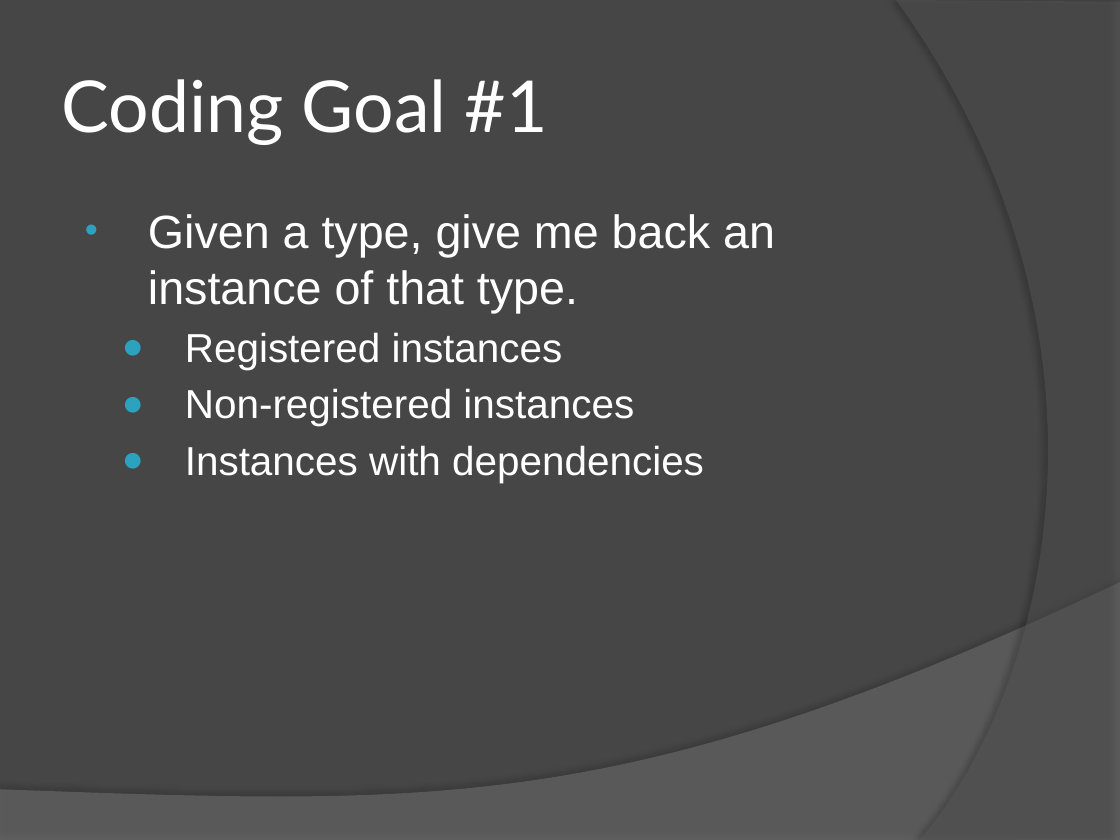
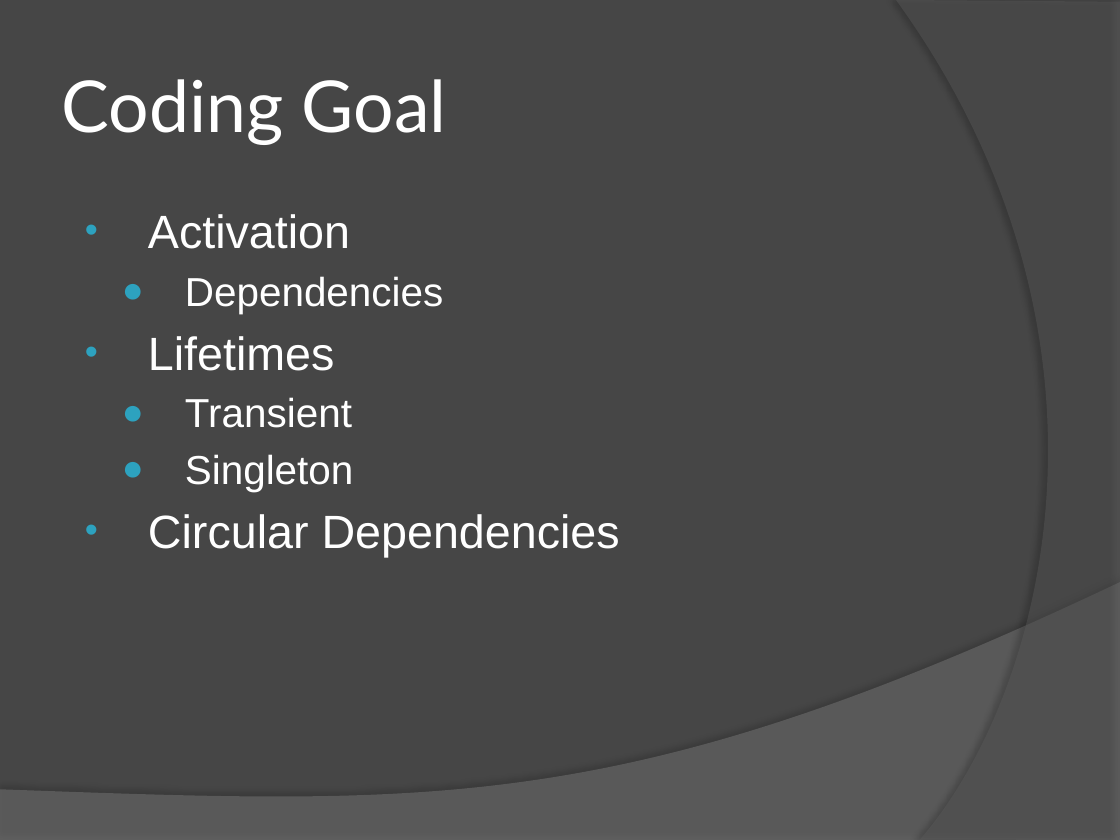
Before and after one commit to craiggwilson/presentations, a slide deck: slide 6 of BuildYourOwnIoC/Build Your Own Ioc Container.pptx (slide 5 before the commit). Drawn at 1120x840 pixels with LibreOffice and Linux fonts; fonts in the diff are those of the drawing. Boxes give left, top, right and bottom in pixels: in the first picture for what was removed or moved away, otherwise in the second. Text is boxed around its words. In the diff, an @@ line names an element or a change of style, - is before the commit and + after.

```diff
--- a/BuildYourOwnIoC/Build Your Own Ioc Container.pptx
+++ b/BuildYourOwnIoC/Build Your Own Ioc Container.pptx
@@ title at <box>62,79,447,145</box>: text changed @@
-Coding Goal #1
+Coding Goal
@@ text at <box>148,214,620,557</box>: text changed; size 26 to 30 pt @@
-• Given a type, give me back an instance of that type.
-  ● Registered instances
-  ● Non-registered instances
-  ● Instances with dependencies
+• Activation
+  ● Dependencies
+• Lifetimes
+  ● Transient
+  ● Singleton
+• Circular Dependencies
```
Also in this commit, not shown: 3 other slides changed, 2 slides added, 3 slides removed, 16 other files.
